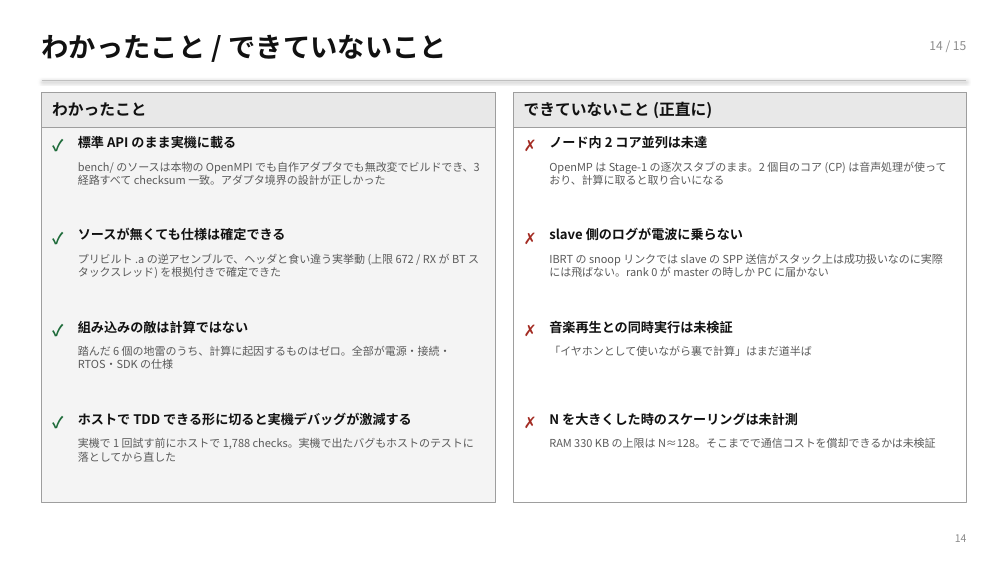
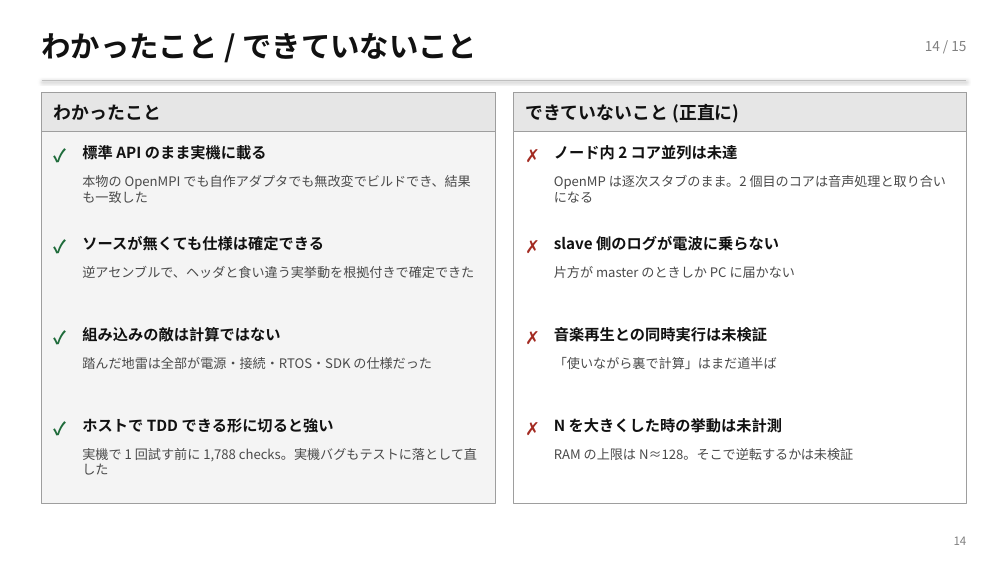
Before and after one commit to TamichiRyuto/pine-buds-cluster, a slide deck: slide 15 of slides/lt-ear-parallel.pptx. Drawn at 1008x567 pixels with LibreOffice and Linux fonts; fonts in the diff are those of the drawing. Boxes give left, top, right and bottom in pixels: in the first picture for what was removed or moved away, otherwise in the second. Text is boxed around its words. In the diff, an @@ line names an element or a change of style, - is before the commit and + after.

```diff
--- a/slides/lt-ear-parallel.pptx
+++ b/slides/lt-ear-parallel.pptx
@@ text "わかったこと / できていないこと" at <box>42,33,477,59</box>: size 26 to 28 pt; more space between paragraphs @@
@@ text "14 / 15" at <box>925,41,966,51</box>: size 11.5 to 13 pt, text colour #8C8C8C to #808080; more space between paragraphs @@
@@ rectangle: place and size @@
-rectangle at <box>42,92,495,127</box>
+rectangle at <box>42,92,495,132</box>
@@ rectangle at <box>42,92,495,132</box>: fill #E8E8E8 to #E6E6E6 @@
@@ rectangle at <box>513,92,967,132</box>: fill #E8E8E8 to #E6E6E6 @@
@@ rectangle: place and size @@
-rectangle at <box>513,92,967,127</box>
+rectangle at <box>513,92,967,132</box>
@@ text "標準 API のまま実機に載る": place and size @@
-text "標準 API のまま実機に載る" at <box>78,133,236,151</box>
+text "標準 API のまま実機に載る" at <box>82,143,267,163</box>
@@ size 15 to 17 pt; more space between paragraphs in 10 elements at <box>54,104,161,120</box>, <box>525,104,739,123</box>, <box>54,417,81,448</box>, <box>526,417,553,448</box>, <box>54,327,81,357</box>, <box>526,327,553,357</box>, <box>54,236,81,266</box>, <box>526,236,553,266</box>, <box>54,145,81,175</box>, <box>526,145,553,175</box> @@
@@ 4 texts: place and size @@
-4 texts at <box>52,136,548,256</box>
+4 texts at <box>54,145,553,266</box>
@@ size 12.5 to 14.5 pt; more space between paragraphs in 6 elements at <box>82,327,280,342</box>, <box>554,327,767,342</box>, <box>82,236,324,251</box>, <box>554,236,779,251</box>, <box>82,143,267,163</box>, <box>554,145,738,160</box> @@
@@ text "ノード内 2 コア並列は未達": place and size @@
-text "ノード内 2 コア並列は未達" at <box>549,136,707,149</box>
+text "ノード内 2 コア並列は未達" at <box>554,145,738,160</box>
@@ text at <box>82,175,470,203</box>: text changed; size 10.5 to 12.5 pt; text colour #5A5A5A to #4A4A4A @@
-bench/ のソースは本物の OpenMPI でも自作アダプタでも無改変でビルドでき、3 経路すべて checksum 一致。アダプタ境界の設計が正しかった
+本物の OpenMPI でも自作アダプタでも無改変でビルドでき、結果も一致した
@@ text at <box>554,175,947,203</box>: text changed; size 10.5 to 12.5 pt; text colour #5A5A5A to #4A4A4A @@
-OpenMP は Stage-1 の逐次スタブのまま。2 個目のコア (CP) は音声処理が使っており、計算に取ると取り合いになる
+OpenMP は逐次スタブのまま。2 個目のコアは音声処理と取り合いになる
@@ text "ソースが無くても仕様は確定できる": place and size @@
-text "ソースが無くても仕様は確定できる" at <box>78,228,286,241</box>
+text "ソースが無くても仕様は確定できる" at <box>82,236,324,251</box>
@@ text "slave 側のログが電波に乗らない": place and size @@
-text "slave 側のログが電波に乗らない" at <box>549,227,743,240</box>
+text "slave 側のログが電波に乗らない" at <box>554,236,779,251</box>
@@ text at <box>82,266,474,278</box>: text changed; size 10.5 to 12.5 pt; text colour #5A5A5A to #4A4A4A @@
-プリビルト .a の逆アセンブルで、ヘッダと食い違う実挙動 (上限 672 / RX が BT スタックスレッド) を根拠付きで確定できた
+逆アセンブルで、ヘッダと食い違う実挙動を根拠付きで確定できた
@@ text at <box>554,266,796,278</box>: text changed; size 10.5 to 12.5 pt; text colour #5A5A5A to #4A4A4A @@
-IBRT の snoop リンクでは slave の SPP 送信がスタック上は成功扱いなのに実際には飛ばない。rank 0 が master の時しか PC に届かない
+片方が master のときしか PC に届かない
@@ text at <box>82,357,432,369</box>: text changed; size 10.5 to 12.5 pt; text colour #5A5A5A to #4A4A4A @@
-踏んだ 6 個の地雷のうち、計算に起因するものはゼロ。全部が電源・接続・RTOS・SDK の仕様
+踏んだ地雷は全部が電源・接続・RTOS・SDK の仕様だった
@@ text at <box>554,357,777,369</box>: text changed; size 10.5 to 12.5 pt; text colour #5A5A5A to #4A4A4A @@
-「イヤホンとして使いながら裏で計算」はまだ道半ば
+「使いながら裏で計算」はまだ道半ば
@@ text at <box>82,418,334,433</box>: text changed; size 12.5 to 14.5 pt @@
-ホストで TDD できる形に切ると実機デバッグが激減する
+ホストで TDD できる形に切ると強い
@@ text at <box>554,418,782,433</box>: text changed; size 12.5 to 14.5 pt @@
-N を大きくした時のスケーリングは未計測
+N を大きくした時の挙動は未計測
@@ text at <box>82,448,477,475</box>: text changed; size 10.5 to 12.5 pt; text colour #5A5A5A to #4A4A4A @@
-実機で 1 回試す前にホストで 1,788 checks。実機で出たバグもホストのテストに落としてから直した
+実機で 1 回試す前に 1,788 checks。実機バグもテストに落として直した
@@ text at <box>554,448,853,460</box>: text changed; size 10.5 to 12.5 pt; text colour #5A5A5A to #4A4A4A @@
-RAM 330 KB の上限は N≈128。そこまでで通信コストを償却できるかは未検証
+RAM の上限は N≈128。そこで逆転するかは未検証
@@ text "14" at <box>954,536,967,545</box>: size 10 to 11 pt, text colour #8C8C8C to #808080; more space between paragraphs @@
```
Also in this commit, not shown: 15 other slides changed, 2 other files.
